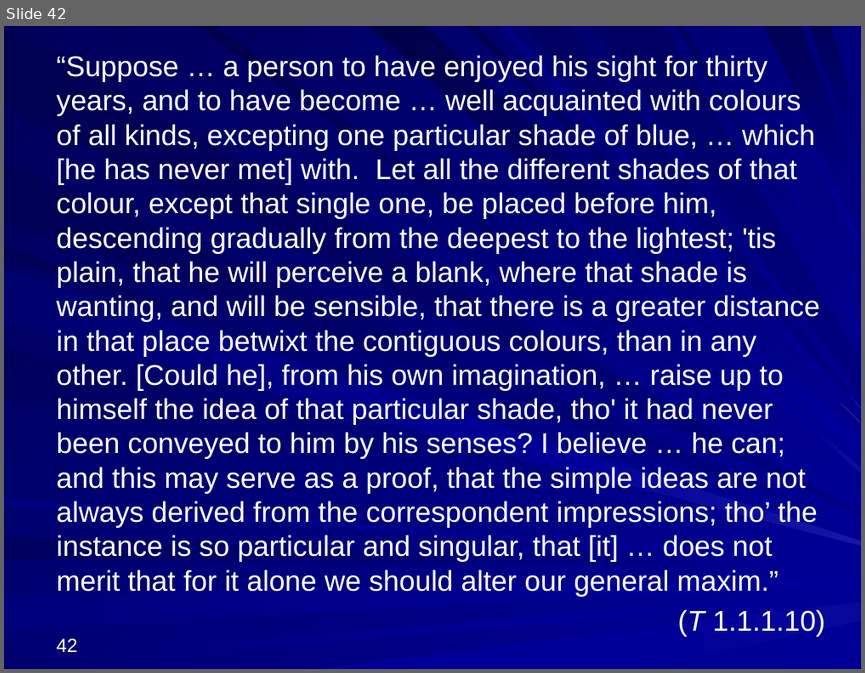
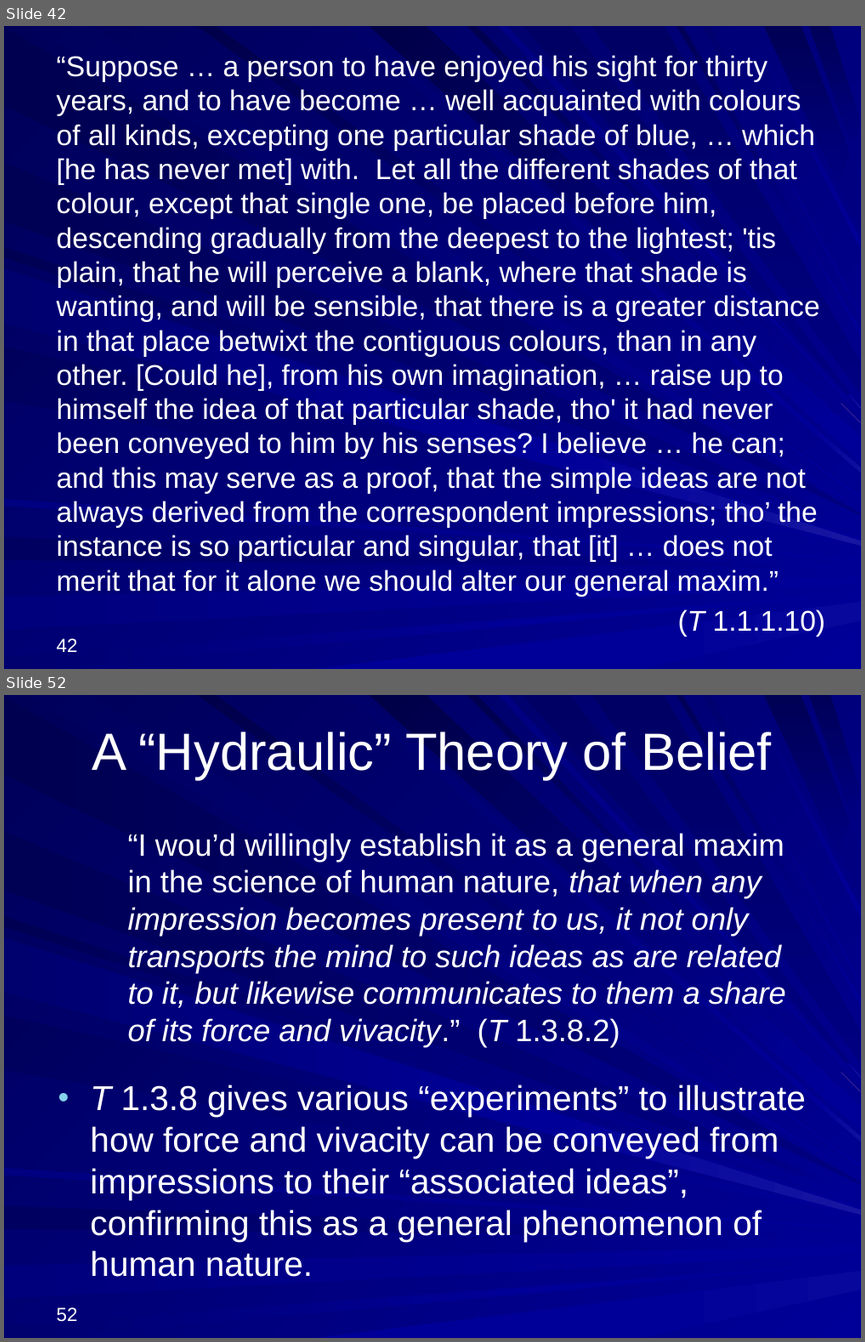
Before and after one commit to englishphilosophy/hume-texts-online, a slide deck: teaching/lectures/2025_Hume_MT_current.pptx. Shown one above the other, each under a label of ours: slide 42 before the commit, slides 42 and 52 after it; the slides between them are not shown. The pictures are 865x673 and 865x1342 pixels, drawn with LibreOffice and Linux fonts; fonts in the diff are those of the drawing. Boxes give left, top, right and bottom in pixels: in the first picture for what was removed or moved away, otherwise in the second. Text is boxed around its words. In the diff, an @@ line names an element or a change of style, - is before the commit and + after.

```diff
--- a/teaching/lectures/2025_Hume_MT_current.pptx
+++ b/teaching/lectures/2025_Hume_MT_current.pptx
@@ slide 52 added at box(4, 695, 861, 1338), background gradient #000078 to #000099; not listed: 37 template elements that a slide beside it also shows @@
@@ title added at box(92, 732, 772, 779), 44 pt, text #FFFFFF @@
+A “Hydraulic” Theory of Belief
@@ text added at box(90, 833, 806, 1276), 26 pt, text #FFFFFF @@
+  “I wou’d willingly establish it as a general maxim in the science of human nature, that when any impression becomes present to us, it not only transports the mind to such ideas as are related to it, but likewise communicates to them a share of its force and vivacity.” (T 1.3.8.2)
+• T 1.3.8 gives various “experiments” to illustrate how force and vivacity can be conveyed from impressions to their “associated ideas”, confirming this as a general phenomenon of human nature.
@@ page number added at box(57, 1307, 78, 1321), 16 pt, text #FFFFFF @@
+52
```
Also in this commit, not shown: 2 slides changed, 41 other slides added, 2 other files.
